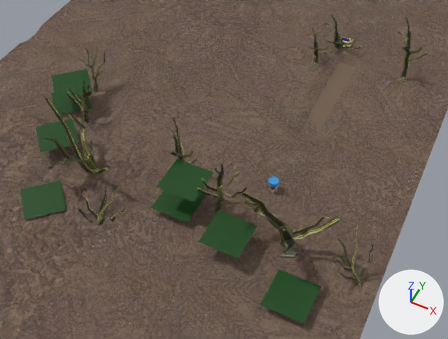
An edit to the Blender file TANK/Tank.blend, drawn before and after from the same camera.
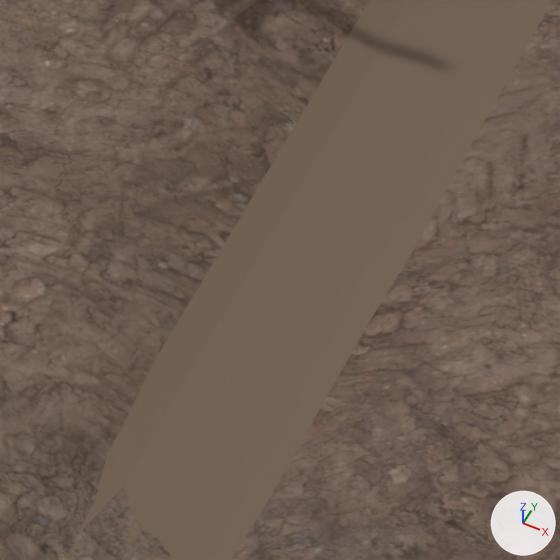
The first picture shows the older version from a camera (50 mm lens) standing at (16.8, -58.8, 57.7) and looking at (-7.7, -9.9, -3.4). The close-ups show both versions on the part from 67% to 80% of the width and 20% to 37% of the height of that picture. Lighting does not change. The marker at lower right points along +X, +Y and +Z.
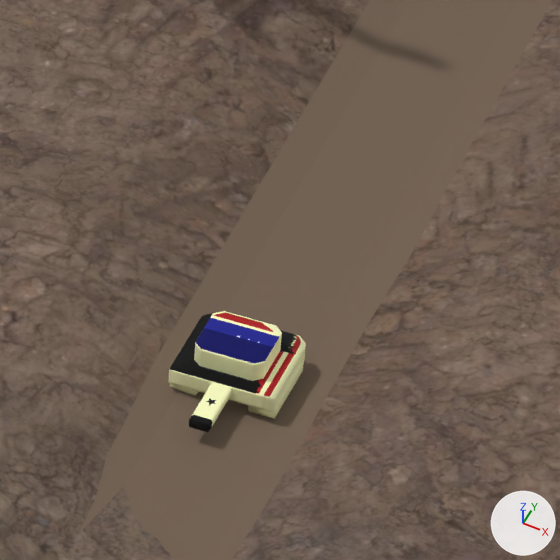
The change in detail:
Object 'Hull' (ob_hull) moves from (-1.4, 19.58, -0.34) to (0.23, 5.44, -1.13).
Object 'Hull' (ob_hull) turns from (0.2, -0.4, 179) to (-0.4, 3.4, 179) degrees about x, y and z.

Location of each change, (x1, y1, x2, y2) in pixels of the close-ups (560 x 560 px):
'Hull', moved, turned (not visible before): after (168, 312, 306, 412)
'Turret', moved, turned (not visible before): after (194, 311, 282, 381)
'Shoot', moved, turned (not visible before): after (189, 383, 232, 432)
'Wheels', moved, turned (not visible before): after (170, 359, 304, 419)
